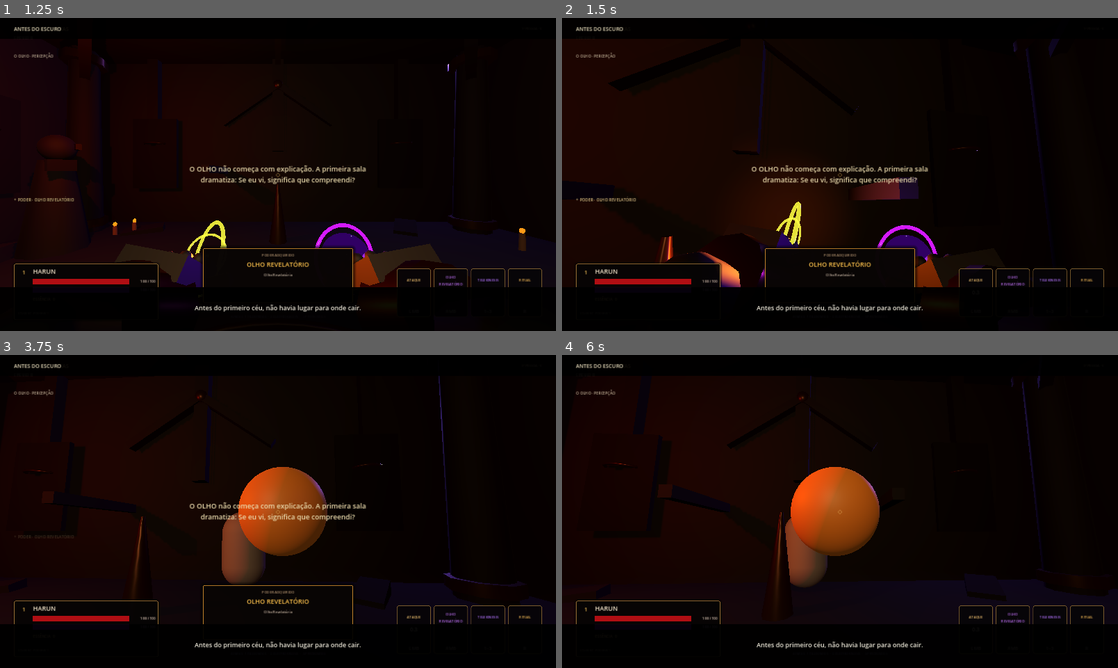
Above: before the commit, frames 1-4 (two rows, left to right).
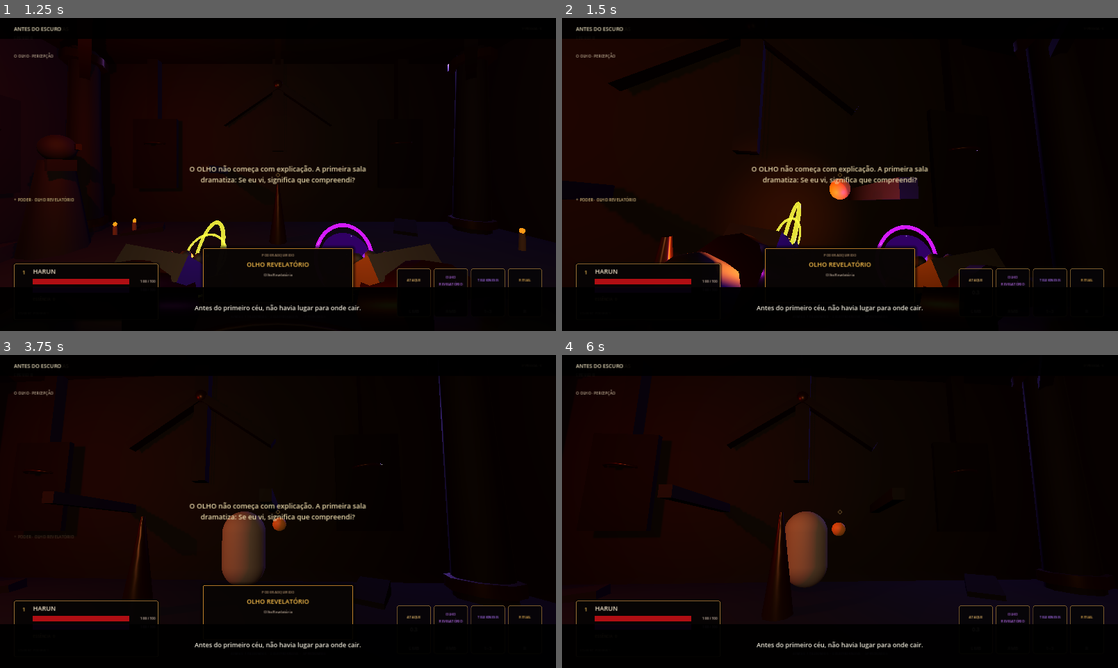
Above: after the commit, the same moments.

Repository: neuralSynapse/societaselectorum
Game: Godot game, scene res://scenes/boot/Main.tscn
Same seed, same stepped clock (60 frames per second), same inputs: the game is played once before the commit and once after it.
Inputs (mouse positions are in pixels of both pictures, inside the frame that each line leads up to):
- Up to frame 1 (1.25 s): click "NOVA CAMPANHA · CICLO 0" at 0.5 s
- Up to frame 2 (1.5 s): tap Enter (ui_accept) at 1.25 s; move the mouse to (867, 174) at 1.27 s; hold W (move_forward) from 1.28 s (still down); hold Q (dodge) from 1.28 s (still down); click (867, 174) at 1.42 s
- Up to frame 3 (3.75 s): keep holding W (move_forward); tap Space (jump) at 1.52, 2.27 s; tap R (instrument) at 1.55, 2.1 s; move the mouse to (250, 511) at 2.02 s; release Q (dodge) at 2.03 s; right-click (250, 511) at 2.3 s; move the mouse to (289, 505) at 2.77 s; hold Right mouse button (power) 2.78-3.53 s; tap Q (dodge) at 3.05 s; move the mouse to (272, 517) at 3.52 s; tap V (camera_toggle) at 3.6 s; click (272, 517) at 3.67 s
- Up to frame 4 (6 s): keep holding W (move_forward); tap Space (jump) at 3.77, 4.52, 5.27 s; tap R (instrument) at 3.8 s; move the mouse to (878, 514) at 4.27 s; hold C (consume) 4.28-5.03 s; right-click (878, 514) at 4.55 s; move the mouse to (795, 508) at 5.02 s; tap Q (dodge) at 5.1 s; move the mouse to (845, 511) at 5.77 s; hold R (instrument) from 5.78 s (still down); click (845, 511) at 5.92 s

Frame 1 is identical in both runs. In frame 2, 0.2% of the frame differs, in the area x 48-52%, y 51-58%; in frame 3, 3.5%; in frame 4, 3.5%, in the area x 41-58%, y 35-65%.

Commit message:
fix: send player primary vfx away from camera

Diff:
--- a/game/chronica-harun/autoload/VFXDirector.gd
+++ b/game/chronica-harun/autoload/VFXDirector.gd
@@ -5,7 +5,7 @@
 const MAX_EMISSION := 0.55
 const TELEGRAPH_MAX_EMISSION := 0.08
 const EFFECTS := {
-    "player_primary": {"color":Color(0.72,0.43,0.12), "size":0.20, "end_scale":2.2, "duration":0.10, "emission":0.24, "shape":"sphere"},
+    "player_primary": {"color":Color(0.72,0.43,0.12), "size":0.20, "end_scale":1.0, "duration":0.10, "emission":0.24, "shape":"sphere", "travel":2.4},
     "player_power": {"color":Color(0.52,0.08,0.05), "size":0.34, "end_scale":2.8, "duration":0.22, "emission":0.30, "shape":"sphere"},
     "player_dodge": {"color":Color(0.31,0.13,0.55), "size":0.22, "end_scale":2.5, "duration":0.16, "emission":0.20, "shape":"disc"},
     "perfect_dodge": {"color":Color(0.95,0.57,0.12), "size":0.30, "end_scale":3.4, "duration":0.20, "emission":0.44, "shape":"disc"},
@@ -90,9 +90,13 @@
         material.emission_energy_multiplier = emission
     mesh_instance.material_override = material
     root.scale = Vector3.ONE * 0.45
-    var tween := root.create_tween()
-    tween.tween_property(root, "scale", Vector3.ONE * float(spec.get("end_scale", 2.0)), float(spec.get("duration", 0.18)))
-    tween.tween_callback(Callable(root, "queue_free"))
+    var duration := float(spec.get("duration", 0.18))
+    var travel := float(spec.get("travel", 0.0))
+    var tween := root.create_tween().set_parallel(true)
+    tween.tween_property(root, "scale", Vector3.ONE * float(spec.get("end_scale", 2.0)), duration)
+    if travel > 0.0 and direction.length_squared() > 0.001:
+        tween.tween_property(root, "global_position", position + direction.normalized() * travel, duration)
+    tween.chain().tween_callback(Callable(root, "queue_free"))
     feedback_emitted.emit(event_id, position)
     return root
 
